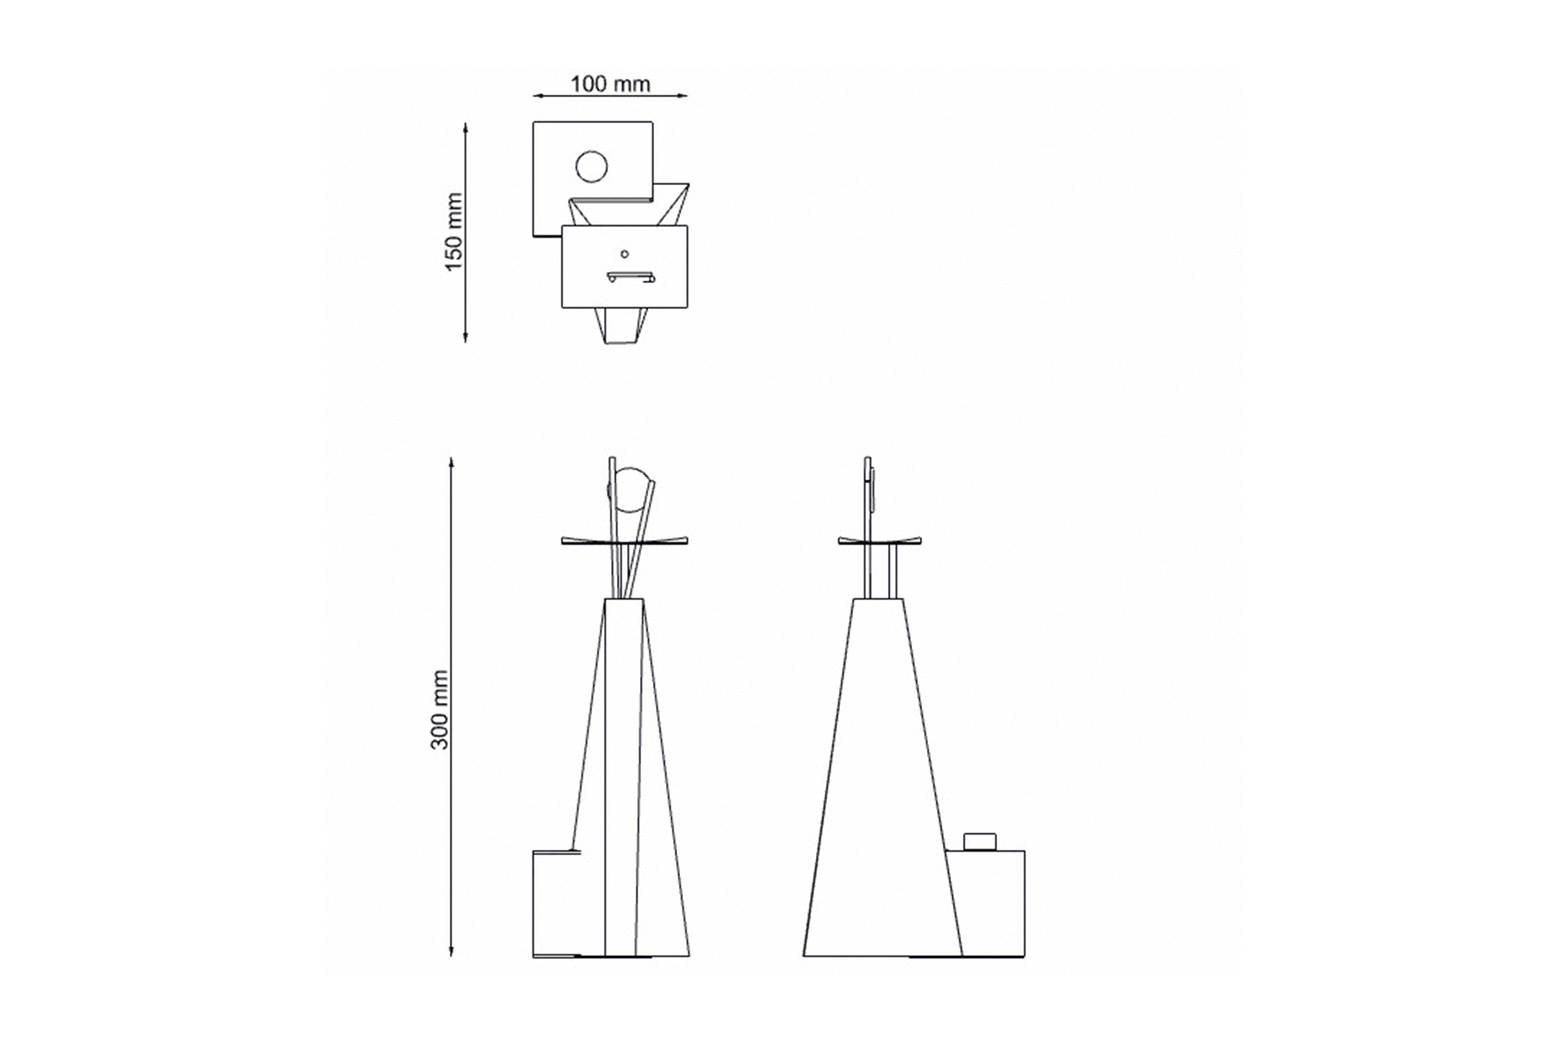
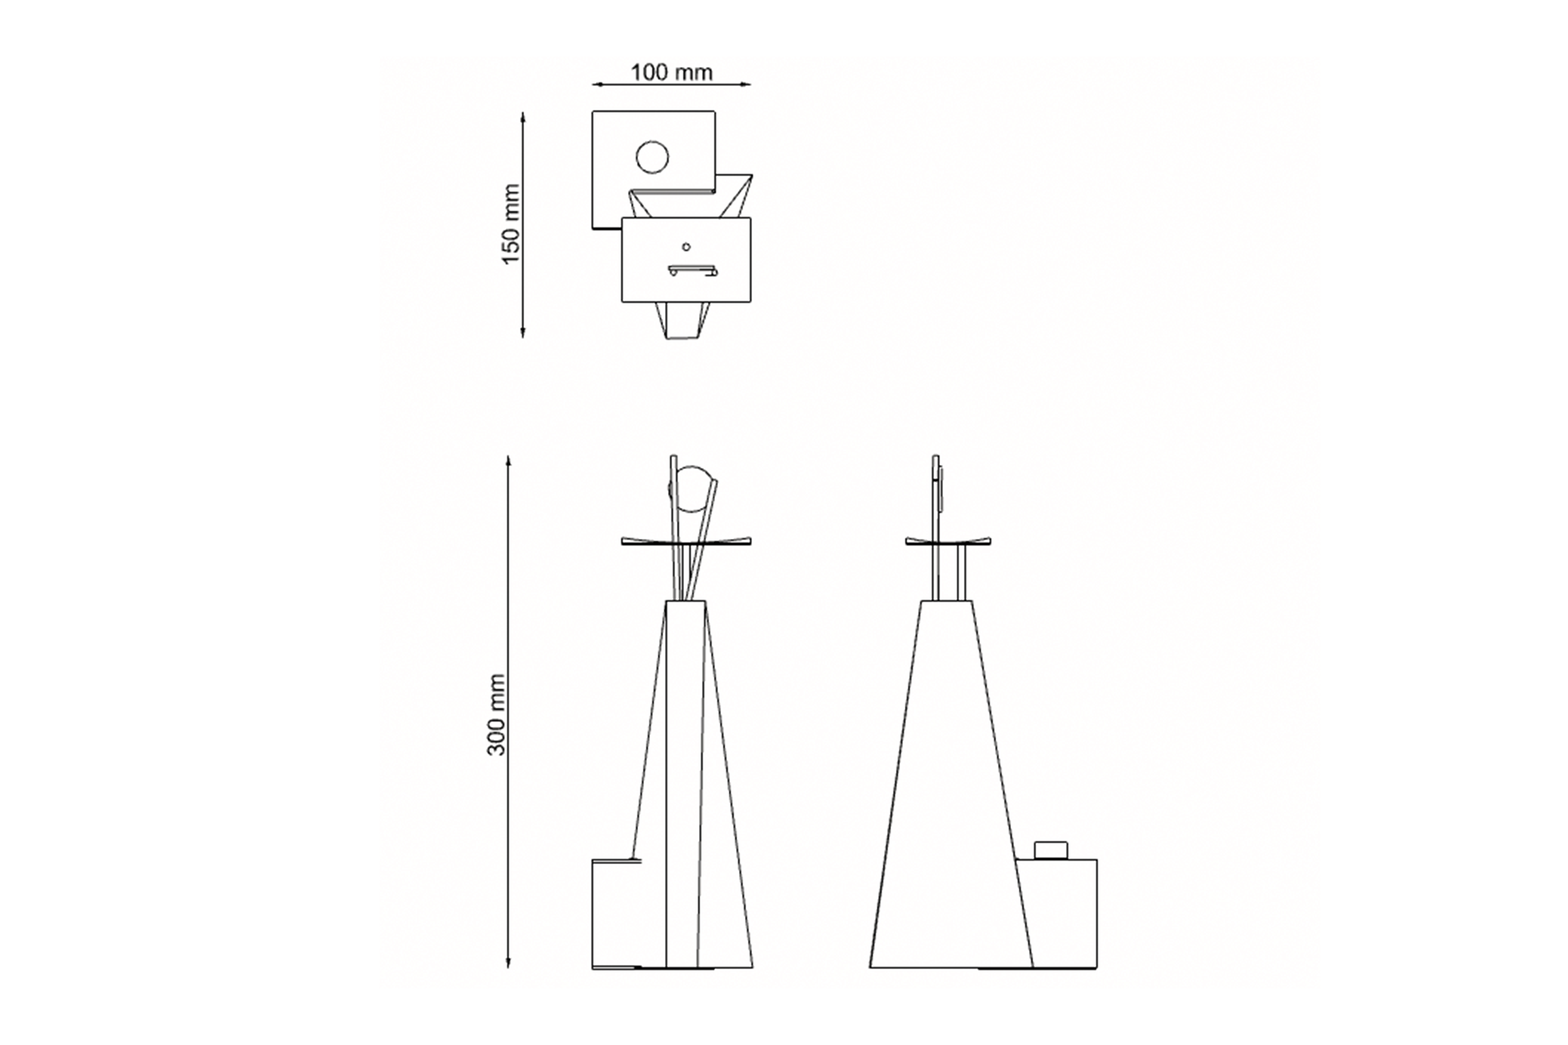
The second w=1568, h=1045 image is a revision of the first. Changes to its layers:
renamed "Foto da Diletta Nannini (1)" to "DISEGNO TECNICO", painted on it over 417, 61, 1100, 973